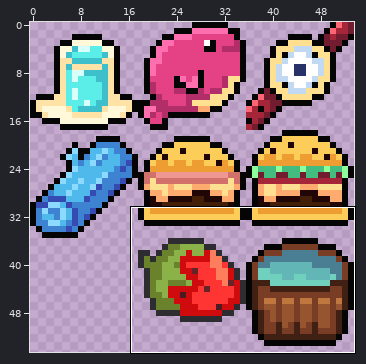
File history of a pixel-art sprite, GotoGameJamProject/Assets/Art/Sprites/Items/items.png. The first picture is a wide view before the edit; the outline marks the close-up.
Close-up. Before the edit:
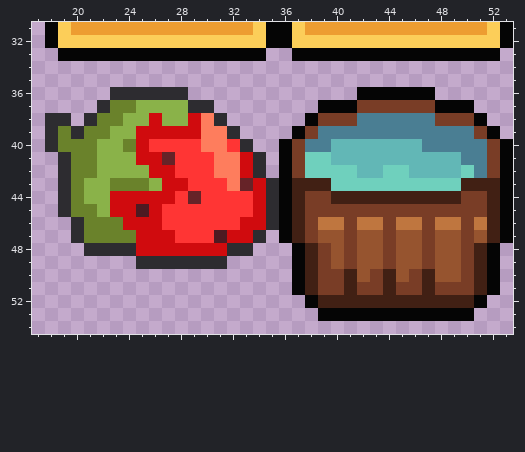
The file is 54x55 pixels. Colours within 5 levels of each other are drawn and written as one. Shown: x 17..53, y 31..54.
After:
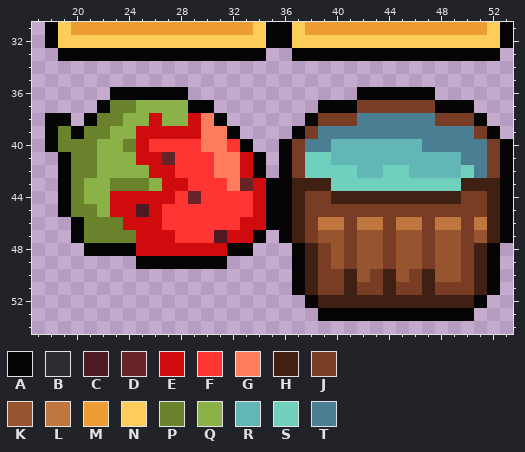
Palette (. is transparent): A #050505  B #2d2c30  C #4e1a22  D #662328  E #d00b0e  F #ff3534  G #fe7d5d  H #412014  J #793d26  K #96542f  L #bf763f  M #ed9d31  N #fcce59  P #6a822b  Q #8ab249  R #62b7b6  S #6fd0bd  T #4a7e93
Diff:
@@ x 17..37 @@
 35 .....................
-36 ......BBBBBB.........
-37 .....BPPQQQQBB.......
-38 .BB.BPPQQEQQEGB......
-39 .BPBPPQQEEEEEGGB....A
-40 .BPPPQQPEFFFFGGFB..AJ
-41 ..BPPQQQEEDFFFGGEB.AJ
-42 ..BPPQQQQEEFFFGGEB.AJ
-43 ..BPQQPPPQEEFFFGDEBAH
-44 ..BPQQEEEEEFDFFFFEBAH
-45 ..BPPQEECEFFFFFFFEBAH
-46 ...BPPPEEEFFFFFFEEBAH
-47 ...BPPPPEEEFFFCEEB.AH
-48 ....BBBBEEEEEEEBB...A
-49 ........BBBBBBB.....A
+36 ......AAAAAA.........
+37 .....APPQQQQAA.......
+38 .AA.APPQQEQQEGA......
+39 .APAPPQQEEEEEGGA....A
+40 .APPPQQPEFFFFGGFA..AJ
+41 ..APPQQQEEDFFFGGEA.AJ
+42 ..APPQQQQEEFFFGGEA.AJ
+43 ..APQQPPPQEEFFFGDEAAH
+44 ..APQQEEEEEFDFFFFEAAH
+45 ..APPQEECEFFFFFFFEAAH
+46 ...APPPEEEFFFFFFEEAAH
+47 ...APPPPEEEFFFCEEA.AH
+48 ....AAAAEEEEEEEAA...A
+49 ........AAAAAAA.....A
 50 ....................A
